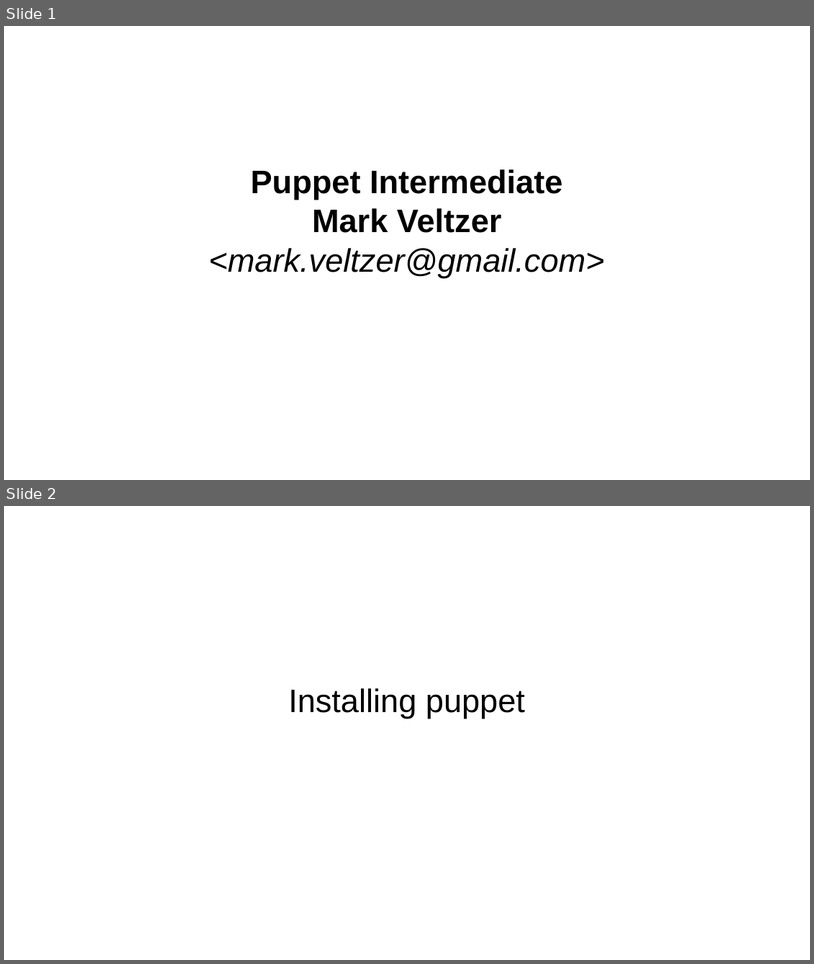
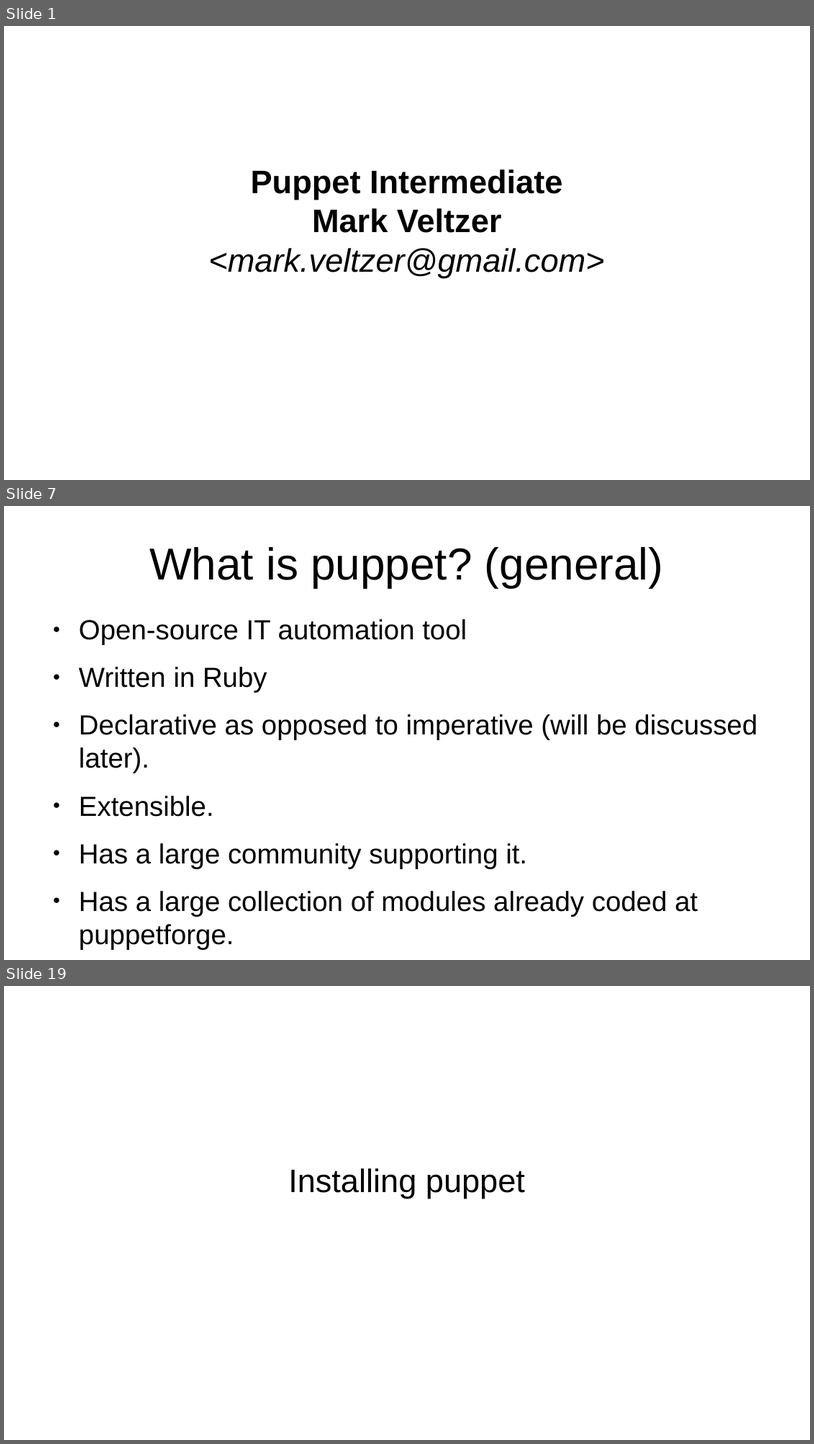
Before and after one commit to veltzer/teaching-puppet, a slide deck: slides.odp. Shown one above the other, each under a label of ours: slides 1 and 2 before the commit, slides 1, 7 and 19 after it; the slides between them are not shown. The pictures are 814x964 and 814x1444 pixels, drawn with LibreOffice and Linux fonts; fonts in the diff are those of the drawing. Boxes give left, top, right and bottom in pixels: in the first picture for what was removed or moved away, otherwise in the second. Text is boxed around its words. In the diff, an @@ line names an element or a change of style, - is before the commit and + after.

```diff
--- a/slides.odp
+++ b/slides.odp
@@ slide 7 added at (4,506,810,960), background #FFFFFF @@
@@ title added at (149,547,664,587), 44 pt, text #000000 @@
+What is puppet? (general)
@@ text added at (79,619,758,950), 27.2 pt, text #000000 @@
+● Open-source IT automation tool
+● Written in Ruby
+● Declarative as opposed to imperative (will be discussed later).
+● Extensible.
+● Has a large community supporting it.
+● Has a large collection of modules already coded at puppetforge.
@@ what was slide 2 is now slide 19 @@
```
Also in this commit, not shown: 1 slide changed, 19 other slides added, 11 other files.
